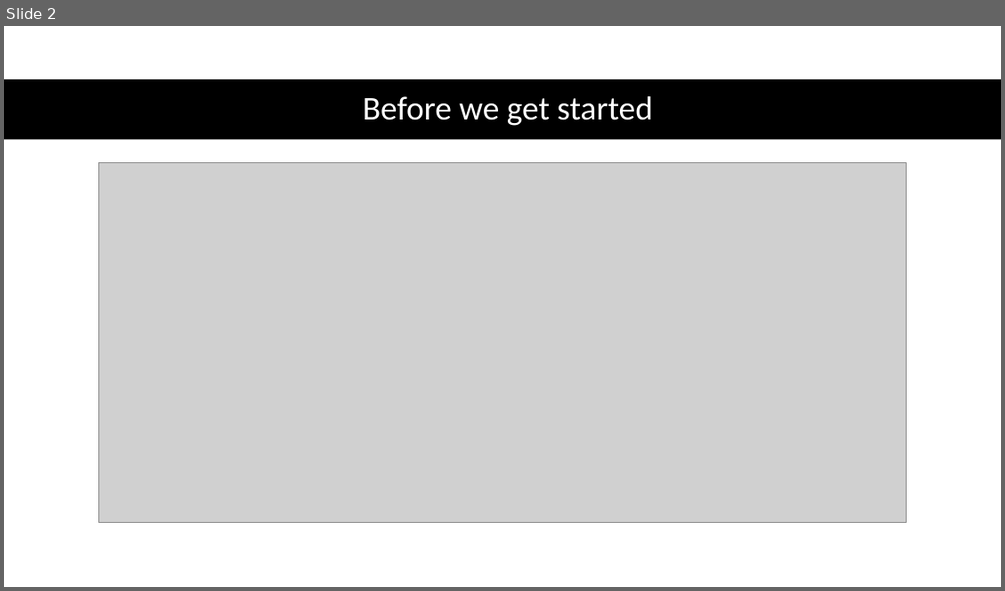
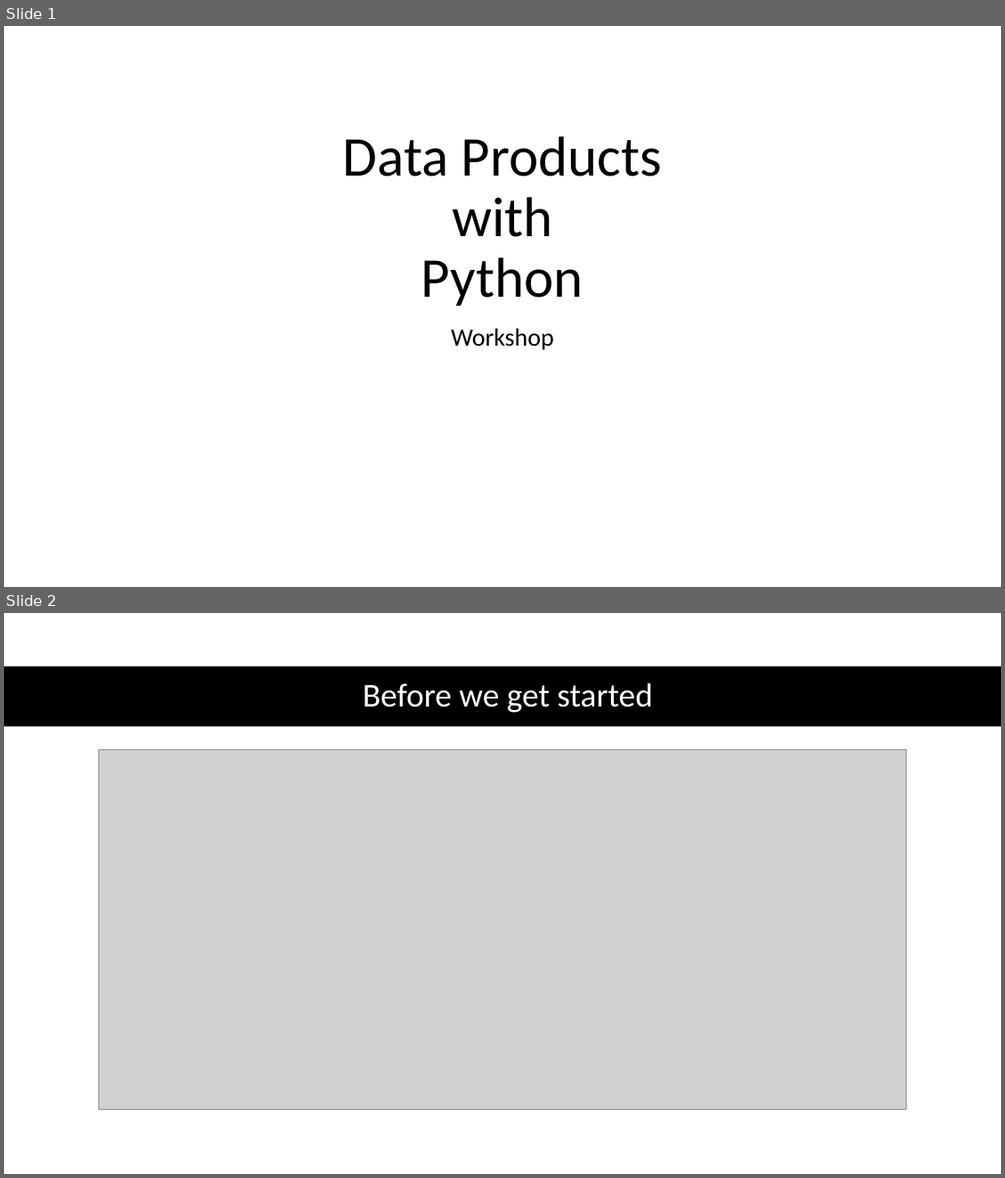
Before and after one commit to acivitillo/python_data_products_workshop, a slide deck: intro_workshop/an_intro_to_data_products.pptx. Shown one above the other, each under a label of ours: slide 2 before the commit, slides 1 and 2 after it. The pictures are 1005x591 and 1005x1178 pixels, drawn with LibreOffice and Linux fonts; fonts in the diff are those of the drawing; grey boxes stand for pictures. Boxes give left, top, right and bottom in pixels: in the first picture for what was removed or moved away, otherwise in the second. Text is boxed around its words. In the diff, an @@ line names an element or a change of style, - is before the commit and + after.

Commit message:
workshop project review updates

```diff
--- a/intro_workshop/an_intro_to_data_products.pptx
+++ b/intro_workshop/an_intro_to_data_products.pptx
@@ slide 1 added at <box>4,26,1001,587</box>, background #FFFFFF @@
@@ title added at <box>343,136,662,305</box>, 54 pt, text #000000 @@
+Data Products
+with
+Python
@@ subtitle added at <box>451,328,554,350</box>, 24 pt, text #000000 @@
+Workshop
```
Also in this commit, not shown: 5 slides changed, 2 other slides added, 1 slide removed, 9 other files.
